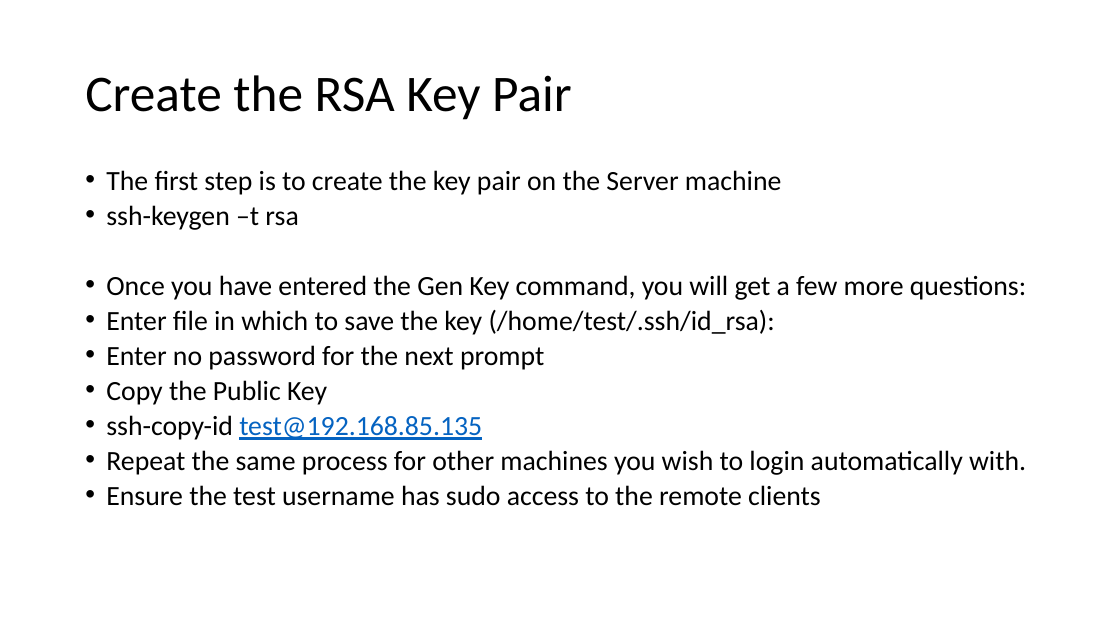
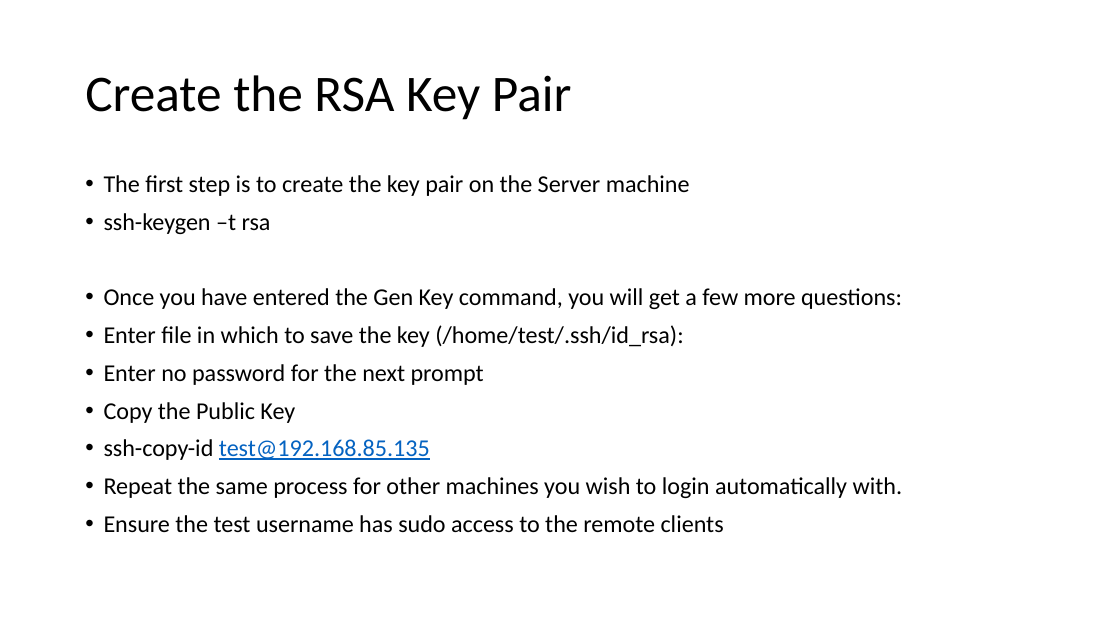
Before and after one commit to roberto-maggi/ansible, a slide deck: slide 7 of Ansible_Presentation.pptx. Drawn at 1120x630 pixels with LibreOffice and Linux fonts; fonts in the diff are those of the drawing. Boxes give left, top, right and bottom in pixels: in the first picture for what was removed or moved away, otherwise in the second. Text is boxed around its words. In the diff, an @@ line names an element or a change of style, - is before the commit and + after.

```diff
--- a/Ansible_Presentation.pptx
+++ b/Ansible_Presentation.pptx
@@ text "The first step is to ..." at (x1=104, y1=175, x2=903, y2=532): size 23.8 to 20.7 pt; indent changed; line spacing 0.7 to 0.9 @@
```
Also in this commit, not shown: 7 other slides changed, 6 other files.
